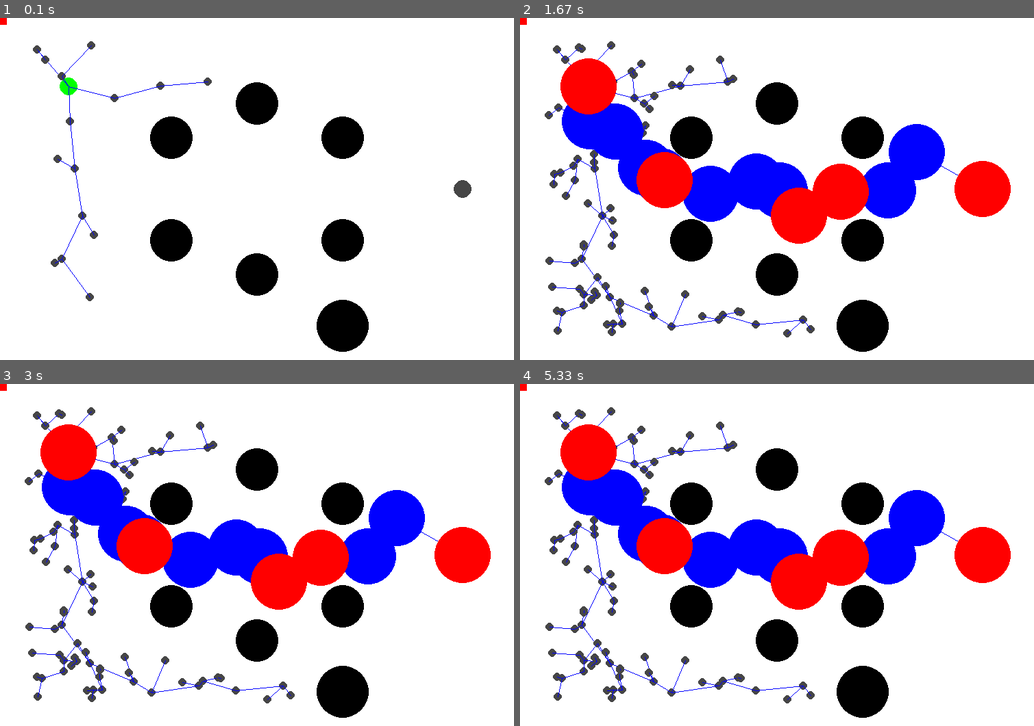
Above: before the commit, frames 1-4 (two rows, left to right).
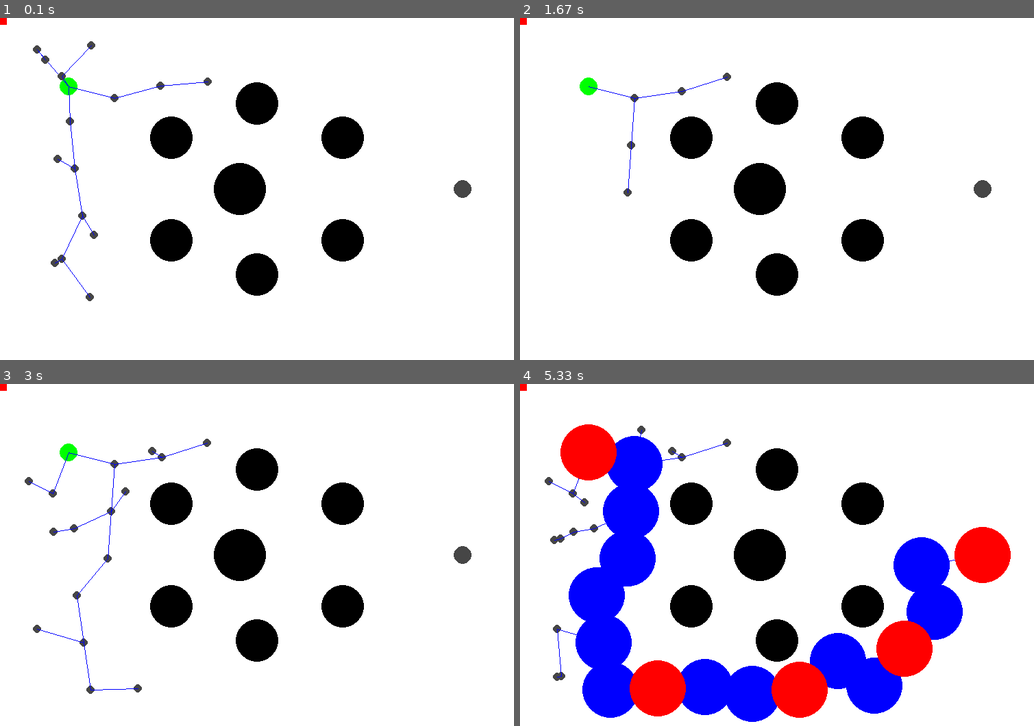
Above: after the commit, the same moments.

Repository: khhaliil/EURO2024
Game: pygame game, started from Tools/PP/RRT.py
The game is run twice, just before and just after one commit, with the same random seed, the same clock (stepped at 60 frames per second) and the same inputs.
Inputs:
- Up to frame 1 (0.1 s): no input
- Up to frame 2 (1.67 s): tap S at 0.83 s
- Up to frame 3 (3 s): no input
- Up to frame 4 (5.33 s): no input

The runs differ from the first frame. In frame 1, 2.4% of the frame differs, in the area x 41-72%, y 42-98%; in frame 2, 18%; in frame 3, 18%; in frame 4, 28%, in the area x 4-87%, y 6-99%.

Commit message:
ypdating testRRT.py

Diff:
--- a/Tools/PP/RRT.py
+++ b/Tools/PP/RRT.py
@@ -68,7 +68,7 @@
     obsdim = 31
     obstacles = [[250, 175], [250, 325], [375, 125], [375, 375], [500, 175], [500, 325]]
     prohibited_zone = [0, 0, 10, 10]
-    adv_obs = (500,450)
+    adv_obs = [350,250]
     pygame.init()
 
     map = RRTMap(start, goal, dimensions, obsdim, obstacles, adv_obs, prohibited_zone)
--- a/Tools/PP/testRRT.py
+++ b/Tools/PP/testRRT.py
@@ -1,7 +1,7 @@
 from RRTbasePY import RRTGraph
 
-def find_path_coordinates( start=(88, 245), goal=(675, 75),  dimensions=(750, 500), obsdim=31, obstacles=[[250, 175], [250, 325], [375, 125], [375, 375], [500, 175], [500, 325], [224,206]],prohibited_zone = [0, 0, 10, 10] ):
-    graph = RRTGraph(start, goal, dimensions, obsdim, obstacles,prohibited_zone)
+def find_path_coordinates( start=(88, 245), goal=(675, 75),  dimensions=(750, 500), obsdim=31, obstacles=[[250, 175], [250, 325], [375, 125], [375, 375], [500, 175], [500, 325], [224,206]], adv_obs = [750,250],prohibited_zone = [0, 0, 10, 10] ):
+    graph = RRTGraph(start, goal, dimensions, obsdim, obstacles,adv_obs, prohibited_zone)
     iteration = 0
 
     while not graph.path_to_goal():
